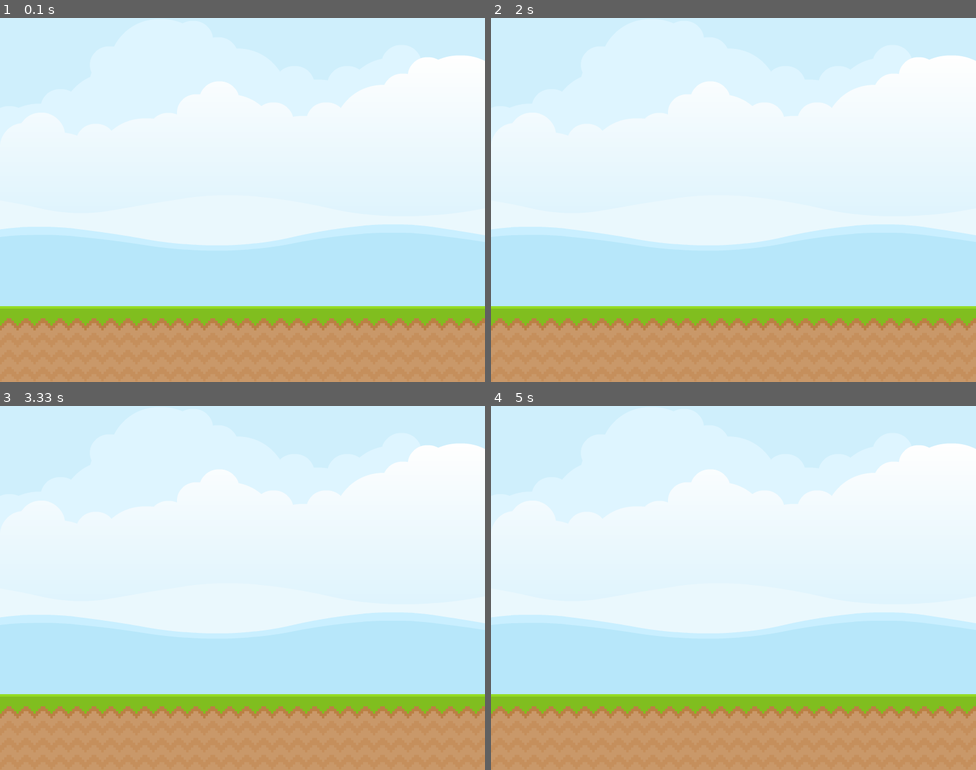
Above: before the commit, frames 1-4 (two rows, left to right).
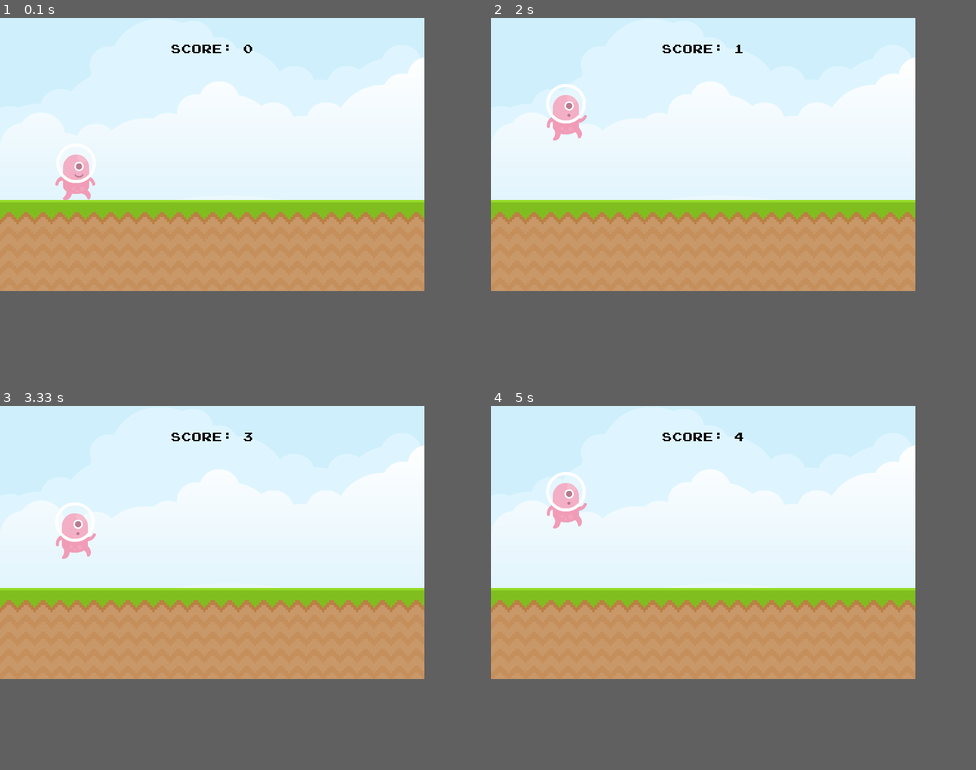
Above: after the commit, the same moments.

Repository: jakubvod/pygame_game
Game: pygame game, started from running_man.py
Same seed, same stepped clock (60 frames per second), same inputs: the game is played once before the commit and once after it.
Inputs:
- Up to frame 1 (0.1 s): no input
- Up to frame 2 (2 s): tap Space at 0.33, 0.73, 1.03, 1.23, 1.57, 1.87 s
- Up to frame 3 (3.33 s): tap Space at 2.07, 2.37, 2.63, 2.97, 3.27 s
- Up to frame 4 (5 s): tap Space at 3.4, 3.8, 4.1, 4.87 s
The window is 800x600 before the commit and 700x450 after it. Grey fills any space a smaller window leaves; there, only what the larger window draws over its background counts as a difference.

The runs differ from the first frame. In frame 1, 42% of the frame differs, in the area x 0-100%, y 0-86%; in frame 2, 42%; in frame 3, 42%; in frame 4, 42%.

Commit message:
added Player + score

Diff:
--- a/running_man.py
+++ b/running_man.py
@@ -1,18 +1,76 @@
 from pathlib import Path
 import pygame
 
+class Player(pygame.sprite.Sprite):
+    def __init__(self):
+        super().__init__()
+        player_walk_1 = pygame.image.load(abs_path / "graphics" / "player" / "alienPink_walk1.png").convert_alpha()
+        player_walk_2 = pygame.image.load(abs_path / "graphics" / "player" / "alienPink_walk2.png").convert_alpha()
+        self.player_jump = pygame.image.load(abs_path / "graphics" / "player" / "alienPink_jump.png").convert_alpha()
+        self.player_walk = [player_walk_1, player_walk_2]
+        self.player_index = 0
+        self.gravity = 0
+
+        self.image = self.player_walk[self.player_index]
+        self.rect = self.image.get_rect(midbottom = (125, 300))
+
+    def check_input(self):
+        keys = pygame.key.get_pressed()
+        if keys[pygame.K_SPACE] and self.rect.bottom >= 300:
+            self.gravity = -18
+
+    def apply_gravity(self):
+        self.gravity += 1
+        self.rect.y += self.gravity
+        if self.rect.bottom >= 300: self.rect.bottom = 300
+
+    def animate(self):
+        if self.rect.bottom < 300:
+            # Jump
+            self.image = self.player_jump
+
+        else:
+            # Walk
+            self.player_index += 0.1
+            if self.player_index >= len(self.player_walk): self.player_index = 0
+            self.image = self.player_walk[int(self.player_index)]
+
+    def update(self):
+        self.animate()
+        self.check_input()
+        self.apply_gravity()
+
+
+def display_score():
+    time = int((pygame.time.get_ticks() - start_time) / 1000)
+    surf = font.render(f"Score: {time}", False, (0, 0, 0))
+    rect = surf.get_rect(center = (350, 50))
+    screen.blit(surf, rect)
+    return time
+
+
 # Initialization
-
 abs_path = Path(__file__).parent
 pygame.init()
-screen = pygame.display.set_mode((800, 600))
+screen = pygame.display.set_mode((700, 450))
 pygame.display.set_caption("Running Man")
 clock = pygame.time.Clock()
+game_active = True
+start_time = 0
+
+# Font
+font = pygame.font.Font(abs_path / "font" / "joystix_monospace.otf", 20)
+
 
 # Background
+sky_background = pygame.image.load(abs_path / "graphics" / "background" / "backgroundEmpty.png").convert()
+ground = pygame.image.load(abs_path / "graphics" / "background" / "ground.png").convert()
 
-sky_background = pygame.image.load(abs_path / "graphics" / "backgroundEmpty.png").convert()
-ground = pygame.image.load(abs_path / "graphics" / "ground.png").convert()
+# Groups
+player = pygame.sprite.GroupSingle()
+player.add(Player())
+
+enemies = pygame.sprite.Group()
 
 
 while True:
@@ -22,9 +80,18 @@
             exit()
 
 
-    # Draw background
-    screen.blit(sky_background, (0, -284))
-    screen.blit(ground, (0, 475))
+    if game_active:
+        # Draw Objects
+        screen.blit(sky_background, (0, -284))
+        screen.blit(ground, (0, 300))
+        player.draw(screen)
+
+        # Update
+        player.update()
+
+        score = display_score()
+    else:
+        pass
 
 
     pygame.display.update()
Not shown, changed: README.md
Binary file added: font/joystix_monospace.otf
Renamed: graphics/backgroundEmpty.png -> graphics/background/backgroundEmpty.png
Renamed: graphics/ground.png -> graphics/background/ground.png
Binary file added: graphics/player/alienPink.png
Binary file added: graphics/player/alienPink_badge1.png
Binary file added: graphics/player/alienPink_badge2.png
Binary file added: graphics/player/alienPink_climb1.png
Binary file added: graphics/player/alienPink_climb2.png
Binary file added: graphics/player/alienPink_duck.png
Binary file added: graphics/player/alienPink_hurt.png
Binary file added: graphics/player/alienPink_jump.png
(and 5 more such lines)
